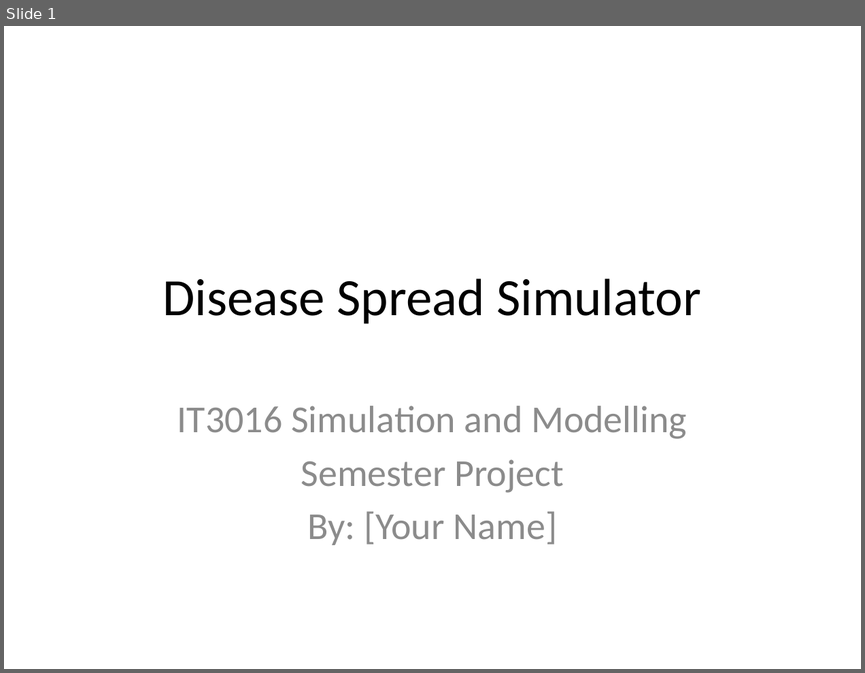
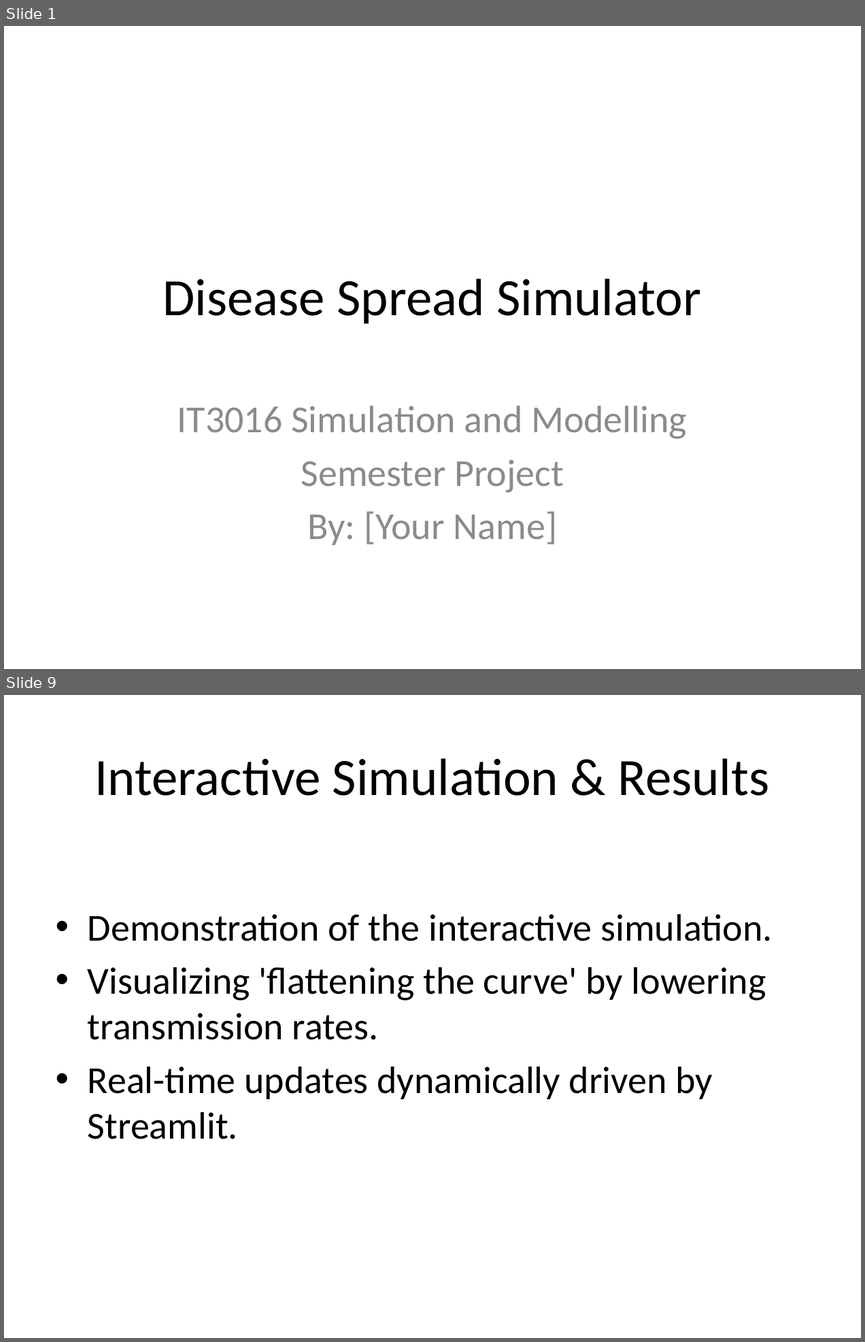
Before and after one commit to Huzyefahwasim/Disease-spread-, a slide deck: docs/Presentation_Slides.pptx. Shown one above the other, each under a label of ours: slide 1 before the commit, slides 1 and 9 after it; the slides between them are not shown. The pictures are 865x673 and 865x1342 pixels, drawn with LibreOffice and Linux fonts; fonts in the diff are those of the drawing. Boxes give left, top, right and bottom in pixels: in the first picture for what was removed or moved away, otherwise in the second. Text is boxed around its words. In the diff, an @@ line names an element or a change of style, - is before the commit and + after.

```diff
--- a/docs/Presentation_Slides.pptx
+++ b/docs/Presentation_Slides.pptx
@@ slide 9 added at (x1=4, y1=695, x2=861, y2=1338), background #FFFFFF @@
@@ title added at (x1=94, y1=758, x2=770, y2=796), 44 pt, text #000000 @@
+Interactive Simulation & Results
@@ text added at (x1=88, y1=914, x2=772, y2=1139), 32 pt, text #000000 @@
+• Demonstration of the interactive simulation.
+• Visualizing 'flattening the curve' by lowering transmission rates.
+• Real-time updates dynamically driven by Streamlit.
```
Also in this commit, not shown: 5 slides changed, 5 other slides added, 1 slide removed.
